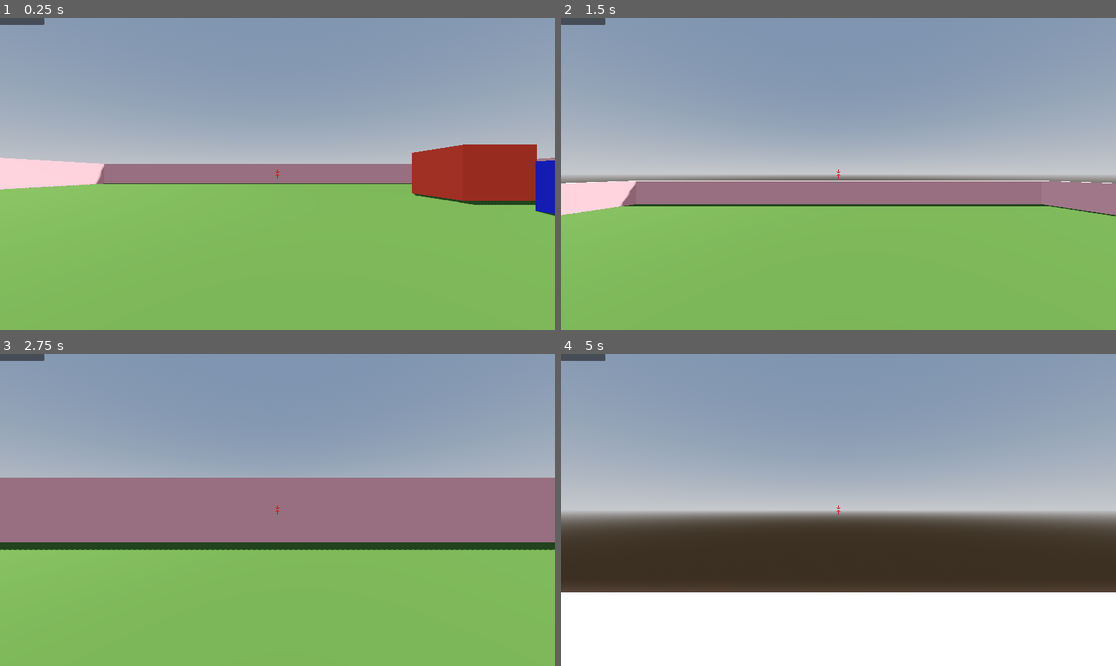
Above: before the commit, frames 1-4 (two rows, left to right).
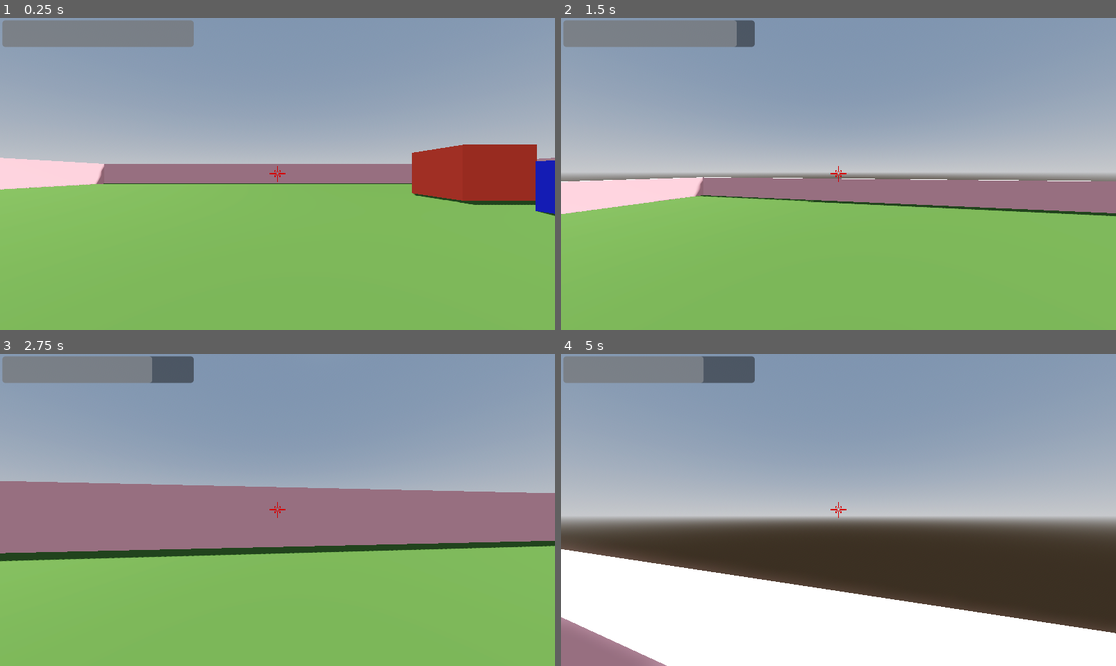
Above: after the commit, the same moments.

Repository: Robin3711/godot-fps-game
Game: Godot game, scene res://Scenes/World.tscn
Same seed, same stepped clock (60 frames per second), same inputs: the game is played once before the commit and once after it.
Inputs (mouse positions are in pixels of both pictures, inside the frame that each line leads up to):
- Up to frame 1 (0.25 s): no input
- Up to frame 2 (1.5 s): move the mouse to (866, 174) at 0.52 s; hold Shift (sprint) 0.53-1.28 s; hold W (up) from 0.53 s (still down); tap Space (jump) at 0.77 s; move the mouse to (810, 174) at 1.27 s; tap Ctrl (crouch) at 1.35 s
- Up to frame 3 (2.75 s): keep holding W (up); tap Space (jump) at 1.52 s; tap Shift (sprint) at 1.55 s; move the mouse to (288, 503) at 2.02 s; hold Shift (sprint) from 2.03 s (still down)
- Up to frame 4 (5 s): keep holding W (up); move the mouse to (832, 516) at 2.77 s; release Shift (sprint) at 2.78 s; tap Shift (sprint) at 2.85, 3.8, 4.35 s; tap Space (jump) at 3.02, 3.77, 4.52 s; move the mouse to (877, 513) at 3.52 s; hold Ctrl (crouch) 3.53-4.28 s; move the mouse to (794, 506) at 4.27 s

The runs differ from the first frame. In frame 1, 3.1% of the frame differs, in the area x 0-52%, y 0-53%; in frame 2, 7.2%; in frame 3, 9.1%; in frame 4, 16%, in the area x 0-100%, y 0-100%.

Commit message:
add stamina bar HUD

Diff:
--- a/FirstPersonController-main/Scenes/player.tscn
+++ b/FirstPersonController-main/Scenes/player.tscn
@@ -1,7 +1,8 @@
-[gd_scene load_steps=10 format=3 uid="uid://b1nbfoi44075y"]
+[gd_scene load_steps=11 format=3 uid="uid://b1nbfoi44075y"]
 
 [ext_resource type="Script" path="res://Scripts/Player.gd" id="1_rlwos"]
 [ext_resource type="Texture2D" uid="uid://bg4lxahlxuxq8" path="res://crosshaire.png" id="2_j4kur"]
+[ext_resource type="PackedScene" uid="uid://sfke66oh3wvr" path="res://hud.tscn" id="3_k57ld"]
 
 [sub_resource type="CapsuleMesh" id="CapsuleMesh_xc2g5"]
 
@@ -143,9 +144,15 @@
 offset_bottom = 20.0
 grow_horizontal = 2
 grow_vertical = 2
+mouse_filter = 2
 texture = ExtResource("2_j4kur")
 expand_mode = 1
 stretch_mode = 3
+
+[node name="CanvasLayer" type="CanvasLayer" parent="Head/Camera3D"]
+
+[node name="hud" parent="Head/Camera3D/CanvasLayer" instance=ExtResource("3_k57ld")]
+mouse_force_pass_scroll_events = false
 
 [node name="AnimationPlayer" type="AnimationPlayer" parent="Head"]
 libraries = {
@@ -157,3 +164,5 @@
 amount = 20
 process_material = SubResource("ParticleProcessMaterial_2jfqd")
 draw_pass_1 = SubResource("BoxMesh_834ge")
+
+[connection signal="stamina_changed" from="." to="Head/Camera3D/CanvasLayer/hud" method="_on_player_stamina_changed"]
--- a/FirstPersonController-main/Scripts/Player.gd
+++ b/FirstPersonController-main/Scripts/Player.gd
@@ -56,12 +56,15 @@
 @onready var player_collision = $CollisionShape3D
 @onready var anim = $Head/AnimationPlayer
 @onready var particle = $Head/GPUParticles3D
+@onready var canvas = $Head/Camera3D/CanvasLayer
+@onready var test = $Head/Camera3D/CanvasLayer/hud
 
 @onready var head_position = head.position
 
 func _ready():
 	Input.set_mouse_mode(Input.MOUSE_MODE_CAPTURED)
 	particle.emitting = false
+
 
 
 func _unhandled_input(event):
@@ -90,8 +93,9 @@
 	elif is_on_floor():
 		sprint_stamina += delta*0.5
 
-	clamp(sprint_stamina,0.0,SPRINT_MAX_STAMINA)
-	stamina_changed.emit(sprint_stamina)
+	sprint_stamina = clamp(sprint_stamina,0.0,SPRINT_MAX_STAMINA)
+
+	#print("stamina_changed :",round(sprint_stamina))
 	emit_signal("stamina_changed",sprint_stamina)
 
 
@@ -179,3 +183,4 @@
 	camera.fov = lerp(camera.fov, target_fov, delta * 8.0)
 
 	move_and_slide()
+#
--- a/FirstPersonController-main/hud.gd
+++ b/FirstPersonController-main/hud.gd
@@ -1,12 +1,17 @@
-extends Node2D
+extends Control
 
 
-@onready var panel = $Panel
+@onready var bar = $ProgressBar
+
 
 # Called when the node enters the scene tree for the first time.
 func _ready():
-
+	pass
 
 # Called every frame. 'delta' is the elapsed time since the previous frame.
 func _process(delta):
 	pass
+
+
+func _on_player_stamina_changed(sprint_stamina):
+	bar.value=sprint_stamina*10
--- a/FirstPersonController-main/hud.tscn
+++ b/FirstPersonController-main/hud.tscn
@@ -1,4 +1,6 @@
-[gd_scene format=3 uid="uid://sfke66oh3wvr"]
+[gd_scene load_steps=2 format=3 uid="uid://sfke66oh3wvr"]
+
+[ext_resource type="Script" path="res://hud.gd" id="1_thsly"]
 
 [node name="hud" type="Control"]
 layout_mode = 3
@@ -7,13 +9,13 @@
 anchor_bottom = 1.0
 grow_horizontal = 2
 grow_vertical = 2
+mouse_filter = 2
+script = ExtResource("1_thsly")
 
-[node name="Panel" type="Panel" parent="."]
-layout_mode = 1
-offset_right = 153.0
-offset_bottom = 24.0
-
-[node name="TextureProgressBar" type="TextureProgressBar" parent="Panel"]
+[node name="ProgressBar" type="ProgressBar" parent="."]
 layout_mode = 0
-offset_right = 153.0
-offset_bottom = 24.0
+offset_left = 5.0
+offset_top = 5.0
+offset_right = 402.0
+offset_bottom = 60.0
+show_percentage = false
--- a/FirstPersonController-main/project.godot
+++ b/FirstPersonController-main/project.godot
@@ -14,11 +14,6 @@
 run/main_scene="res://Scenes/World.tscn"
 config/features=PackedStringArray("4.1", "Forward Plus")
 config/icon="res://icon.svg"
-
-[display]
-
-window/size/viewport_width=1920
-window/size/viewport_height=1080
 
 [dotnet]
 
